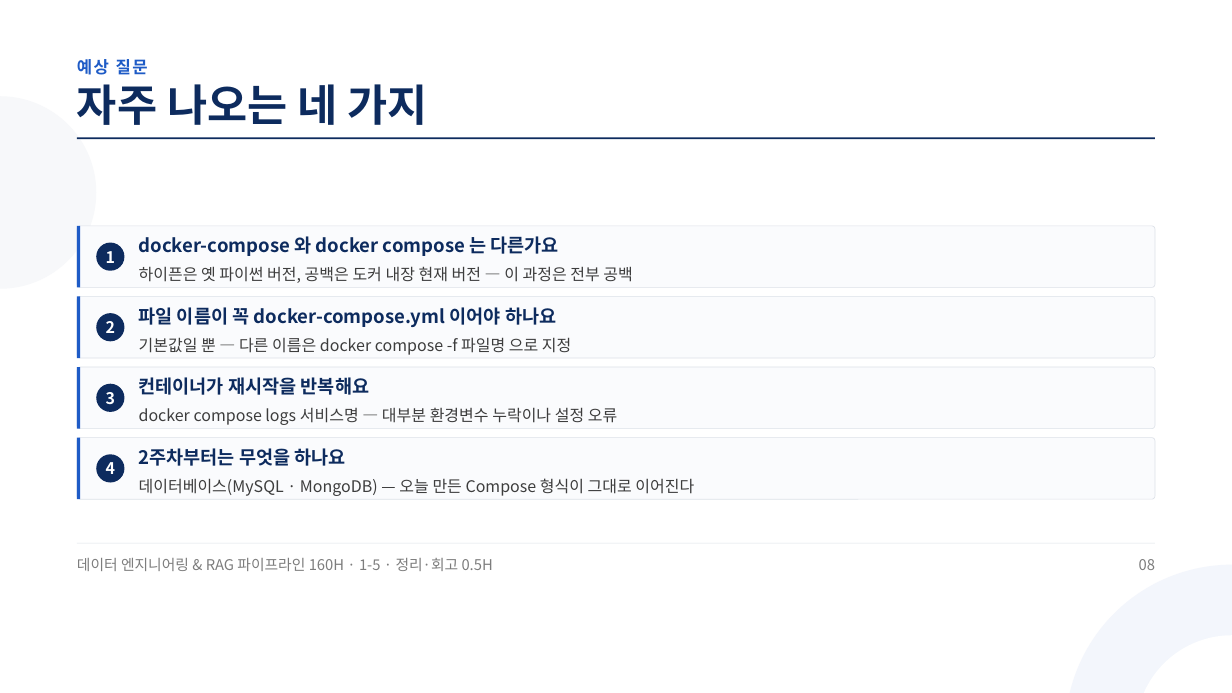
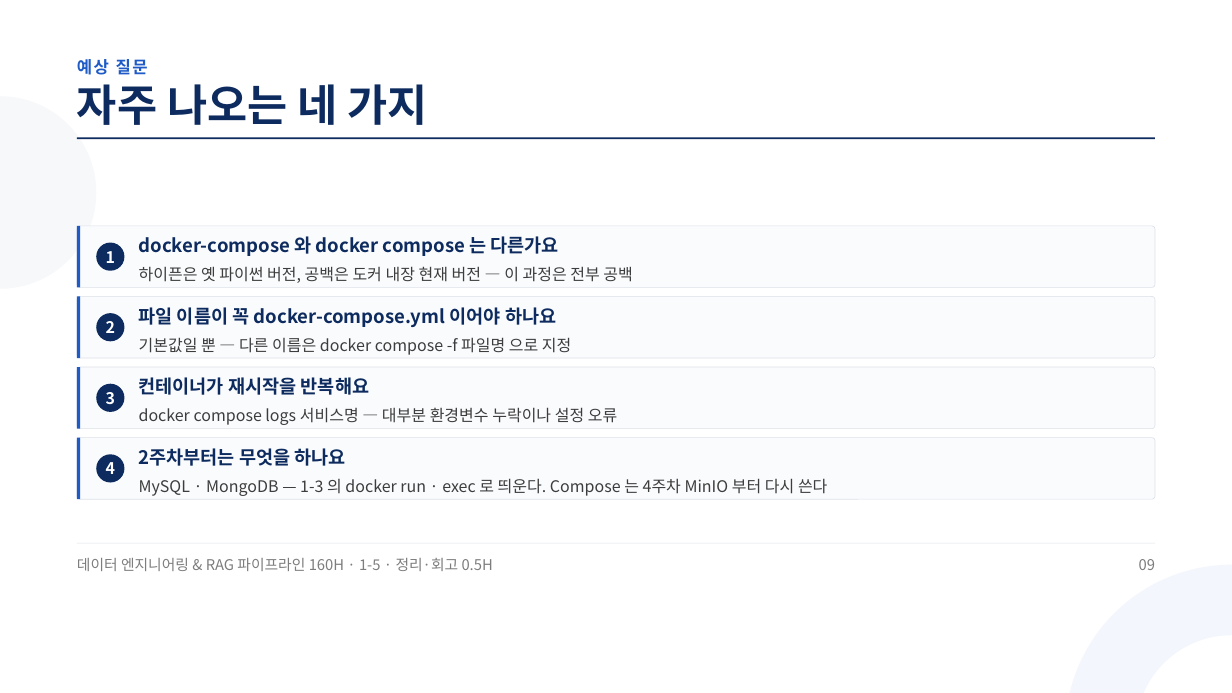
Before and after one commit to aebonlee/materials, a slide deck: slide 9 of data-eng/decks/w1d5s4.pptx (slide 8 before the commit). Drawn at 1232x693 pixels with LibreOffice and Linux fonts; fonts in the diff are those of the drawing. Boxes give left, top, right and bottom in pixels: in the first picture for what was removed or moved away, otherwise in the second. Text is boxed around its words. In the diff, an @@ line names an element or a change of style, - is before the commit and + after.

```diff
--- a/data-eng/decks/w1d5s4.pptx
+++ b/data-eng/decks/w1d5s4.pptx
@@ text at (139,478,827,496): text changed @@
-데이터베이스(MySQL · MongoDB) — 오늘 만든 Compose 형식이 그대로 이어진다
+MySQL · MongoDB — 1-3 의 docker run · exec 로 띄운다. Compose 는 4주차 MinIO 부터 다시 쓴다
@@ text at (1139,559,1155,570): text changed @@
-08
+09
```
Also in this commit, not shown: 6 other slides changed, 1 slide added, 9 other files.
